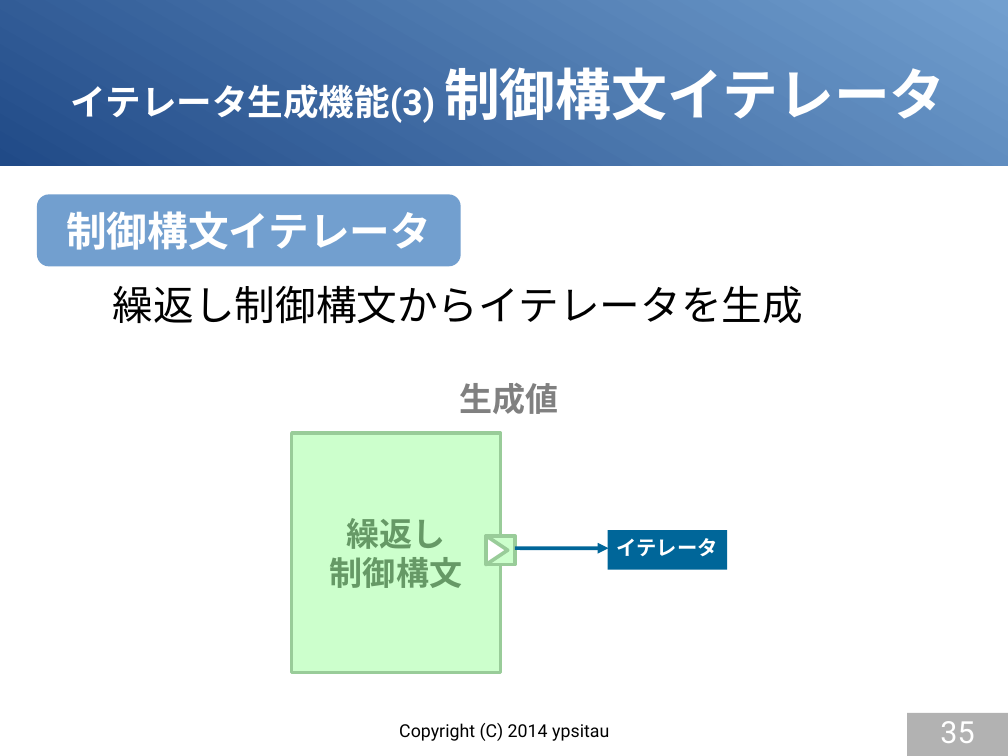
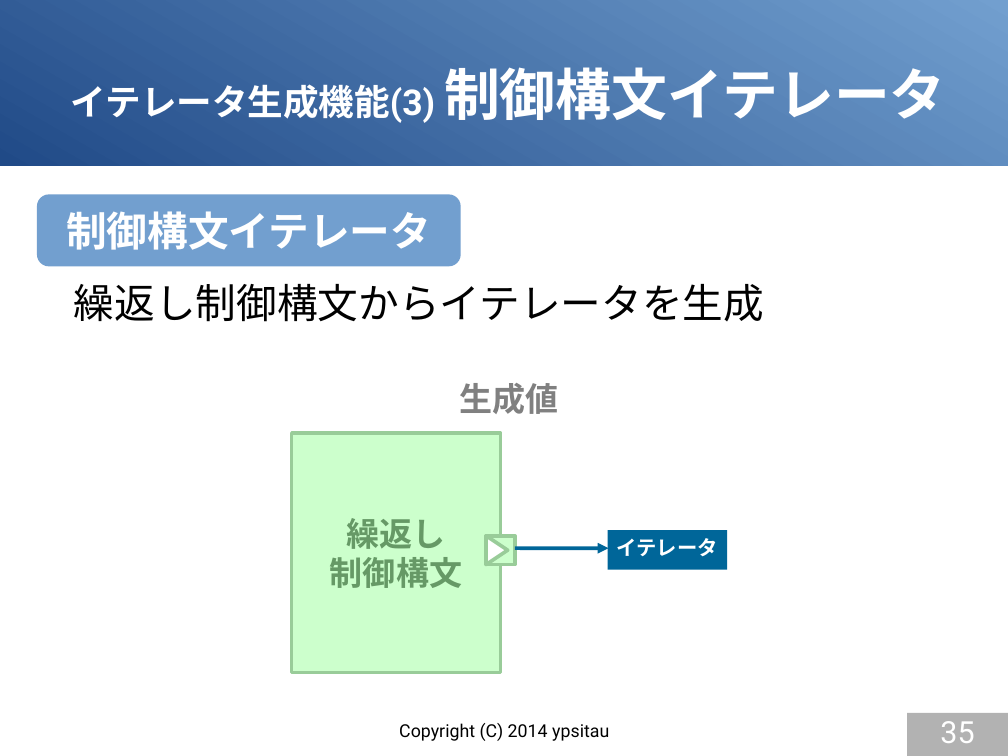
Before and after one commit to gura-lang/gura-doc, a slide deck: slide 35 of presentation/gura-introduction.odp. Drawn at 1008x756 pixels with LibreOffice and Linux fonts; fonts in the diff are those of the drawing. Boxes give left, top, right and bottom in pixels: in the first picture for what was removed or moved away, otherwise in the second. Text is boxed around its words. In the diff, an @@ line names an element or a change of style, - is before the commit and + after.

```diff
--- a/presentation/gura-introduction.odp
+++ b/presentation/gura-introduction.odp
@@ text "繰返し制御構文からイテレータを生成": place and size @@
-text "繰返し制御構文からイテレータを生成" at bbox=[113, 286, 803, 324]
+text "繰返し制御構文からイテレータを生成" at bbox=[74, 284, 764, 322]
```
Also in this commit, not shown: 6 other slides changed.
